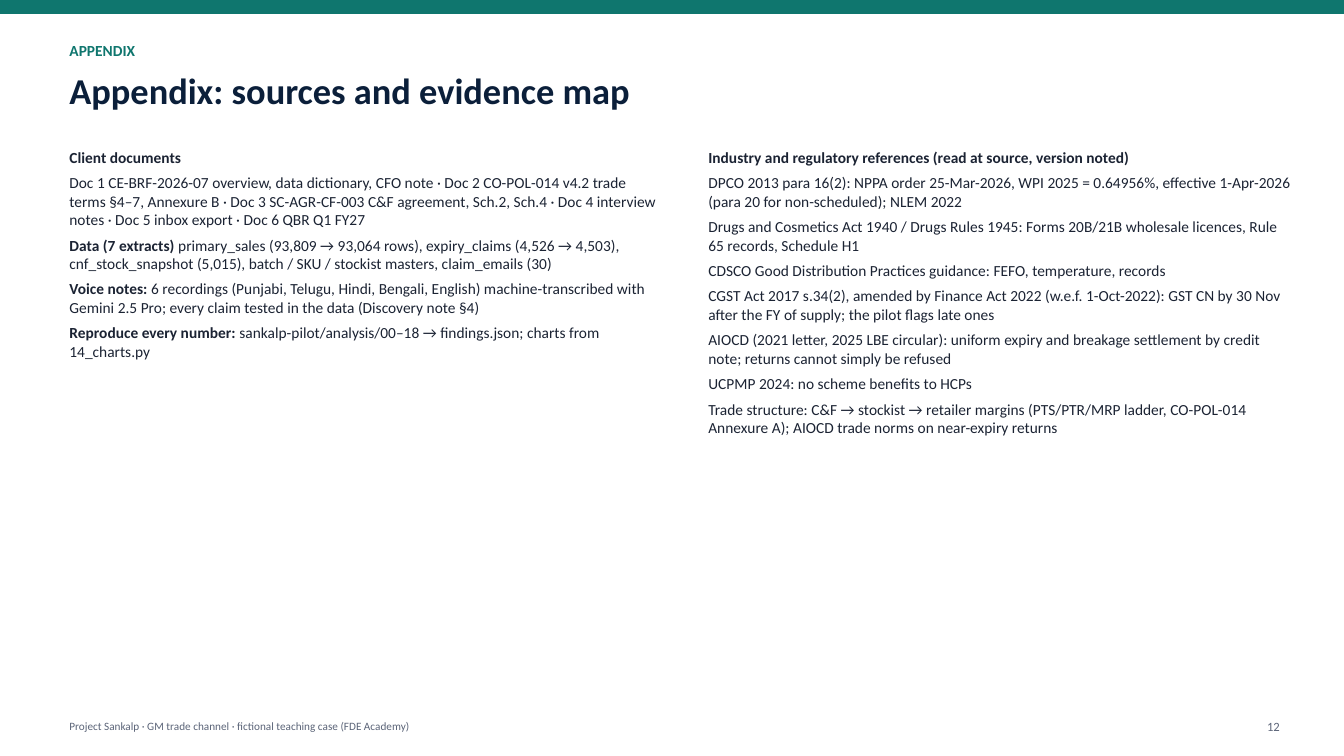
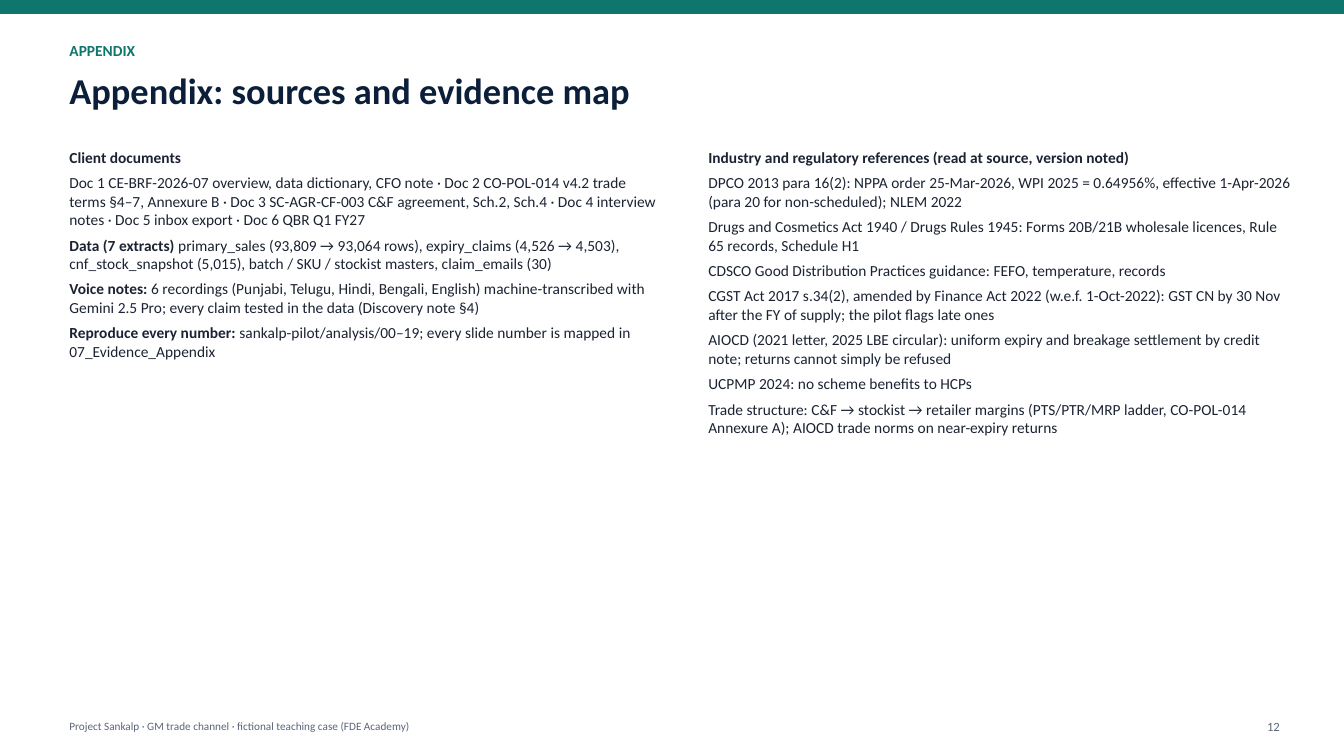
Before and after one commit to dineshtailor/sankalp-pilot, a slide deck: slide 12 of docs/deliverables/04_SteerCo_Deck.pptx. Drawn at 1344x756 pixels with LibreOffice and Linux fonts; fonts in the diff are those of the drawing. Boxes give left, top, right and bottom in pixels: in the first picture for what was removed or moved away, otherwise in the second. Text is boxed around its words. In the diff, an @@ line names an element or a change of style, - is before the commit and + after.

```diff
--- a/docs/deliverables/04_SteerCo_Deck.pptx
+++ b/docs/deliverables/04_SteerCo_Deck.pptx
@@ text at bbox=[69, 327, 631, 360]: text changed @@
-Reproduce every number: sankalp-pilot/analysis/00–18 → findings.json; charts from 14_charts.py
+Reproduce every number: sankalp-pilot/analysis/00–19; every slide number is mapped in 07_Evidence_Appendix
```
Also in this commit, not shown: 7 other slides changed, 15 other files.
